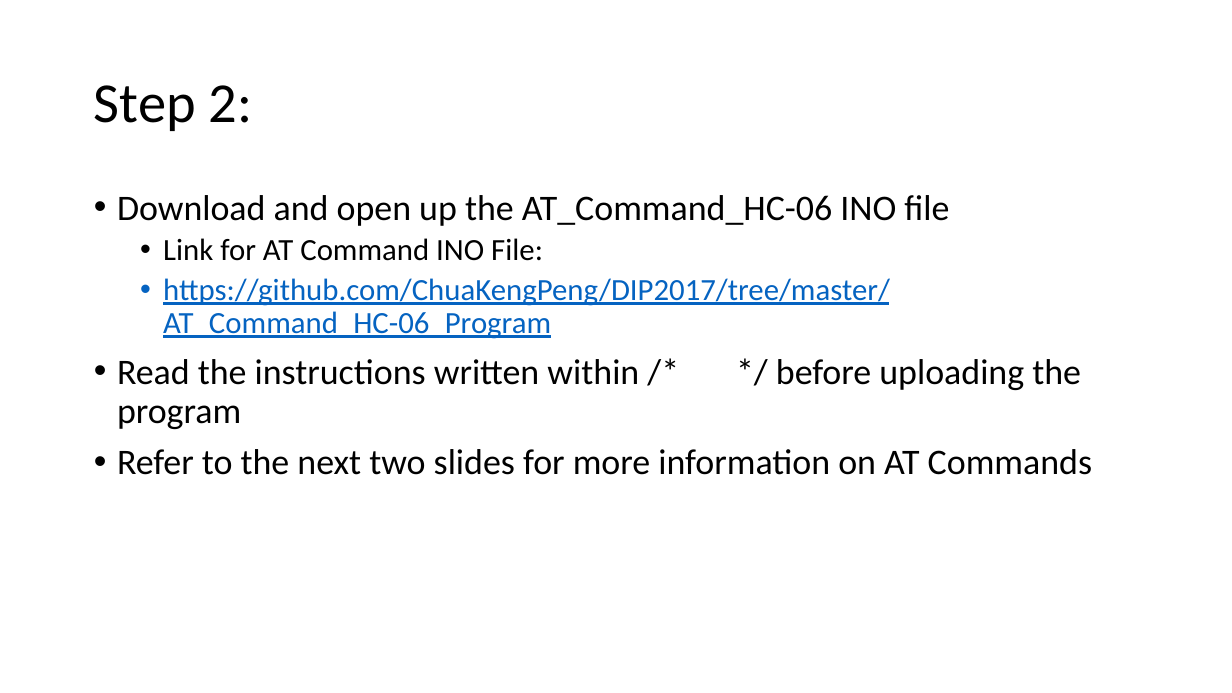
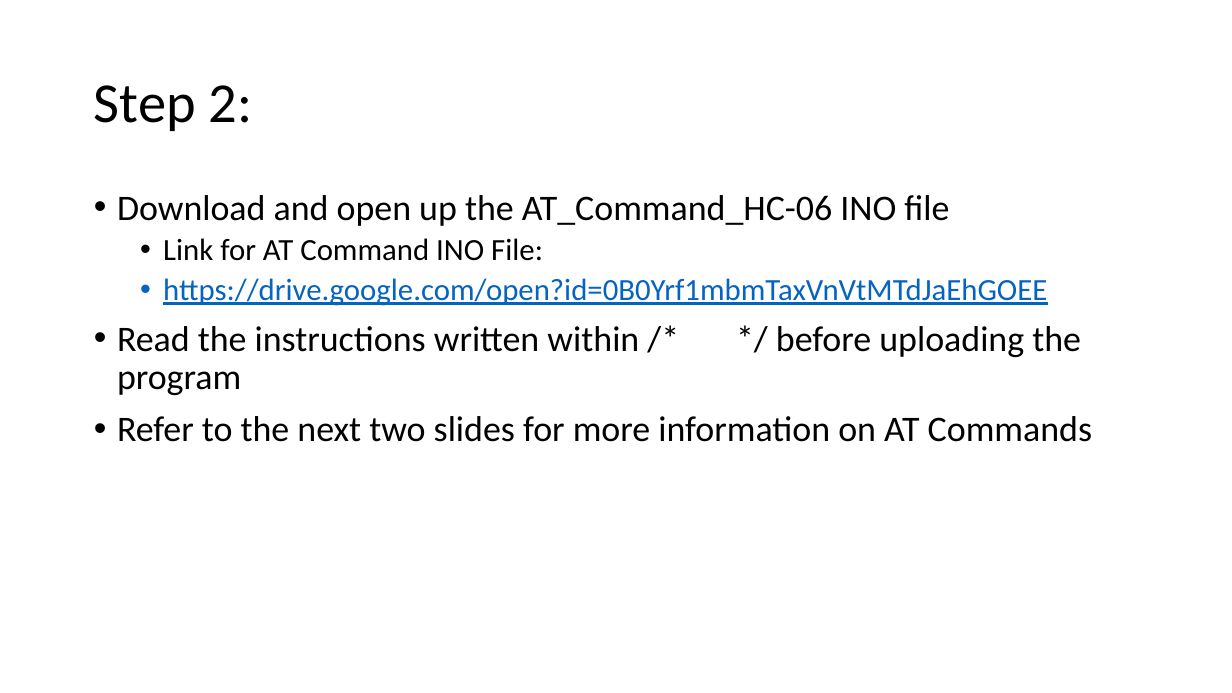
Before and after one commit to ChuaKengPeng/DIP2017, a slide deck: slide 3 of DIP_Phase_1_Lab_Manuals/AT Commands of HC-06.pptx. Drawn at 1232x693 pixels with LibreOffice and Linux fonts; fonts in the diff are those of the drawing. Boxes give left, top, right and bottom in pixels: in the first picture for what was removed or moved away, otherwise in the second. Text is boxed around its words. In the diff, an @@ line names an element or a change of style, - is before the commit and + after.

```diff
--- a/DIP_Phase_1_Lab_Manuals/AT Commands of HC-06.pptx
+++ b/DIP_Phase_1_Lab_Manuals/AT Commands of HC-06.pptx
@@ text at (x1=163, y1=278, x2=1047, y2=306): text changed @@
-  • https://github.com/ChuaKengPeng/DIP2017/tree/master/AT_Command_HC-06_Program
+  • https://drive.google.com/open?id=0B0Yrf1mbmTaxVnVtMTdJaEhGOEE
```
Also in this commit, not shown: 2 other files.
